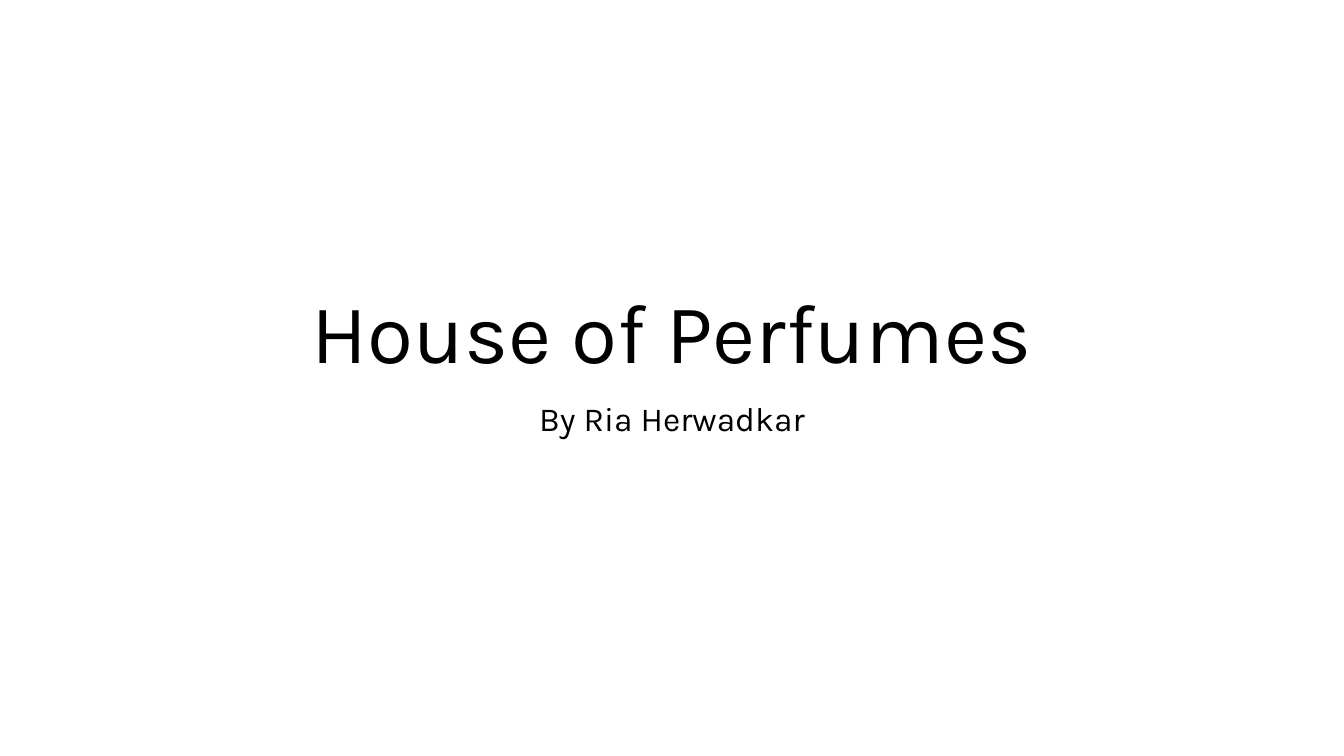
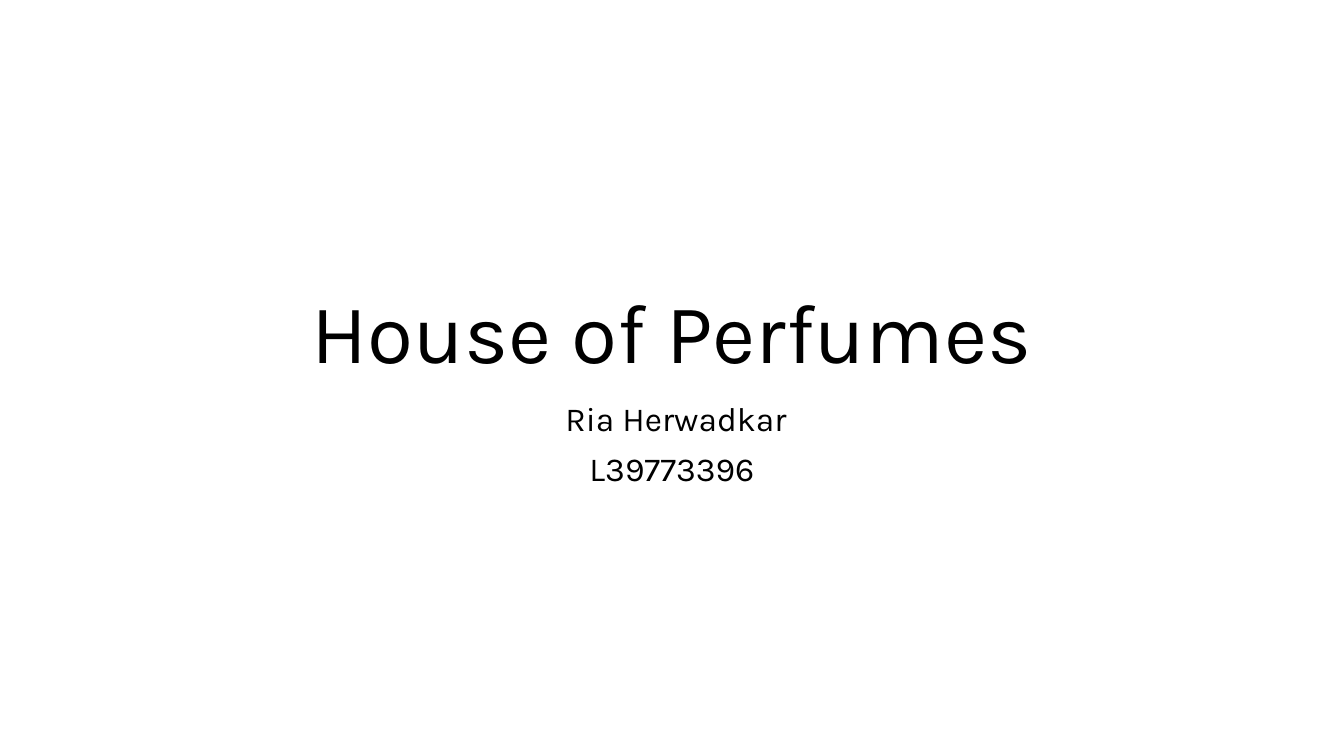
Before and after one commit to Ria-Herwadkar/Perfume-website, a slide deck: slide 1 of Website powerpoint.pptx. Drawn at 1344x756 pixels with LibreOffice and Linux fonts; fonts in the diff are those of the drawing. Boxes give left, top, right and bottom in pixels: in the first picture for what was removed or moved away, otherwise in the second. Text is boxed around its words. In the diff, an @@ line names an element or a change of style, - is before the commit and + after.

```diff
--- a/Website powerpoint.pptx
+++ b/Website powerpoint.pptx
@@ subtitle at [565, 408, 786, 482]: text changed @@
-By Ria Herwadkar
+Ria Herwadkar
+L39773396
```
Also in this commit, not shown: 2 other slides changed, 4 slides added, 7 slides removed, 23 other files.
